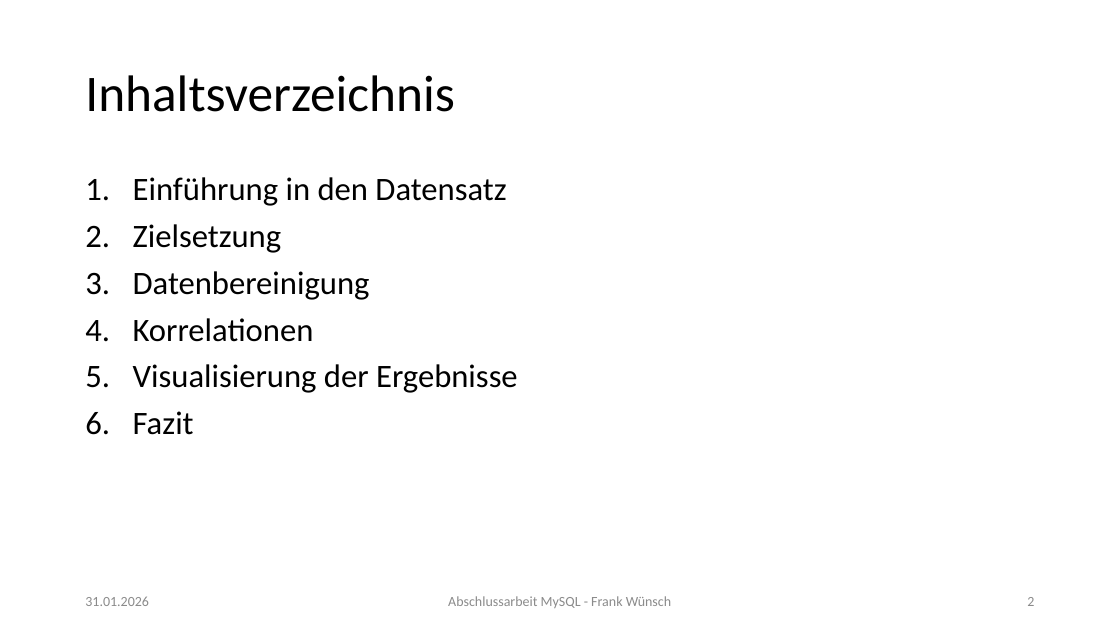
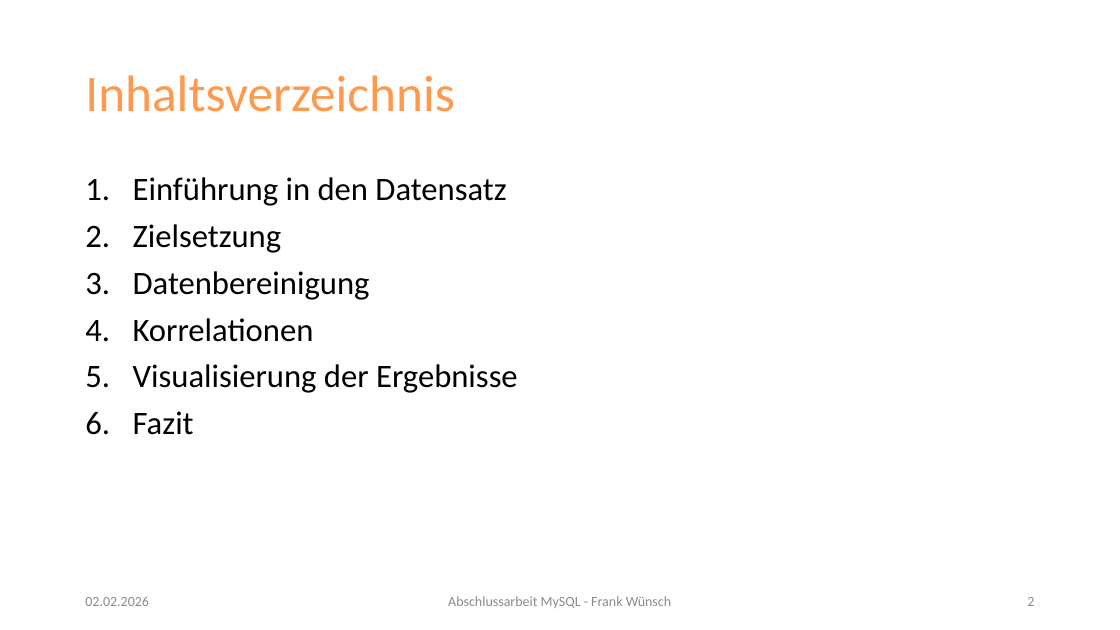
Before and after one commit to FrankWuensch/mysql_excam, a slide deck: slide 2 of Abschlusspräsentation_MySQL_Frank_Wünsch.pptx. Drawn at 1120x630 pixels with LibreOffice and Linux fonts; fonts in the diff are those of the drawing. Boxes give left, top, right and bottom in pixels: in the first picture for what was removed or moved away, otherwise in the second. Text is boxed around its words. In the diff, an @@ line names an element or a change of style, - is before the commit and + after.

```diff
--- a/Abschlusspräsentation_MySQL_Frank_Wünsch.pptx
+++ b/Abschlusspräsentation_MySQL_Frank_Wünsch.pptx
@@ title "Inhaltsverzeichnis" at (85,75,454,112): text colour #000000 to #FF994E @@
@@ text at (85,596,149,606): text changed @@
-31.01.2026
+02.02.2026
```
Also in this commit, not shown: 7 other slides changed, 1 slide added, 1 other file.
